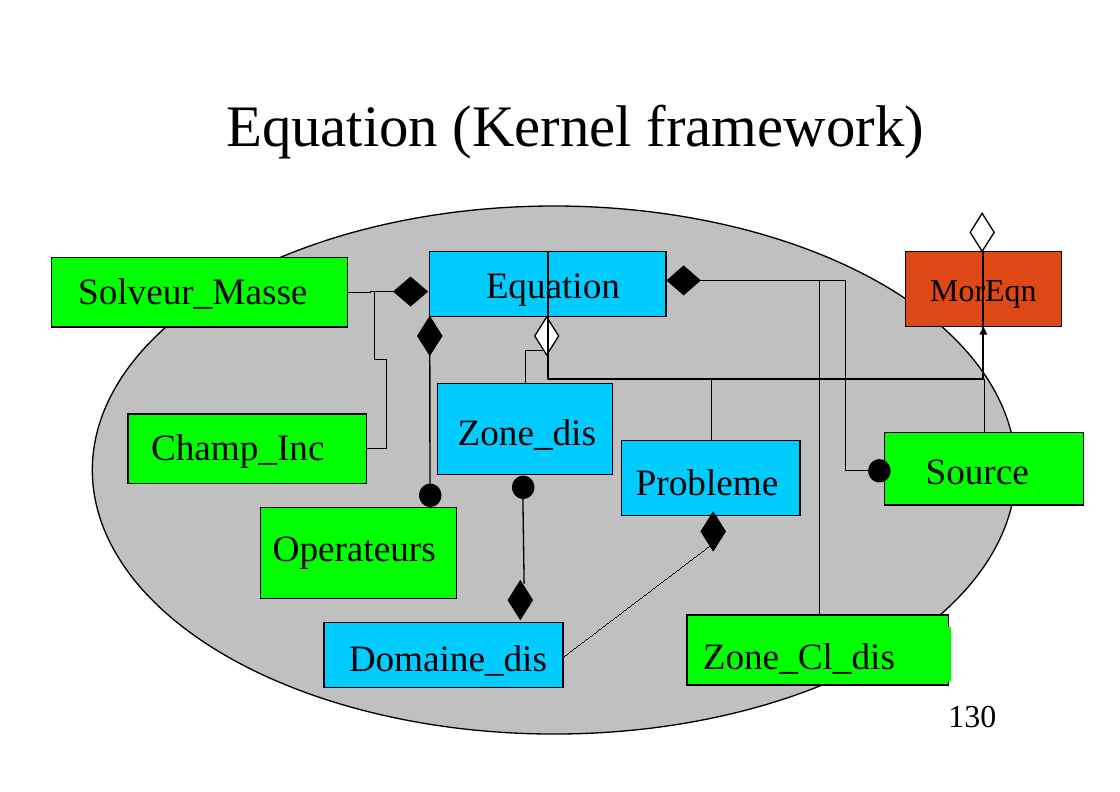
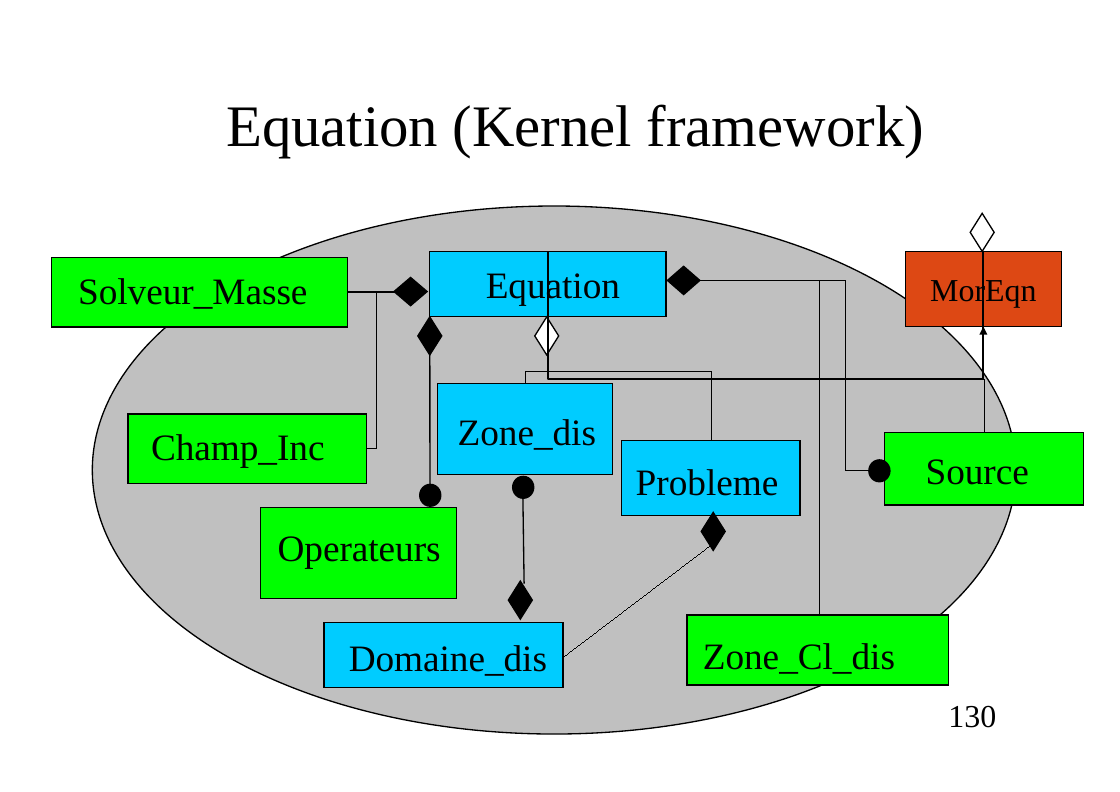
Before and after one commit to cea-trust-platform/trust-code, a slide deck: slide 130 of doc/TRUST/Developer_TRUST_presentation.odp. Drawn at 1120x792 pixels with LibreOffice and Linux fonts; fonts in the diff are those of the drawing; background and template pictures are left out. Boxes give left, top, right and bottom in pixels: in the first picture for what was removed or moved away, otherwise in the second. Text is boxed around its words. In the diff, an @@ line names an element or a change of style, - is before the commit and + after.

```diff
--- a/doc/TRUST/Developer_TRUST_presentation.odp
+++ b/doc/TRUST/Developer_TRUST_presentation.odp
@@ elbow line (367, 448) - (394, 291): route changed @@
@@ elbow line (548, 317) - (525, 384): route changed @@
@@ elbow line (712, 441) - (548, 317): route changed @@
@@ text "Operateurs": place and size @@
-text "Operateurs" at [273,536,436,568]
+text "Operateurs" at [278,536,441,568]
@@ rectangle "Zone_Cl_dis": place and size @@
-rectangle "Zone_Cl_dis" at [694,628,951,682]
+rectangle "Zone_Cl_dis" at [694,628,926,682]
```
Also in this commit, not shown: 16 other slides changed, 7 other files.
